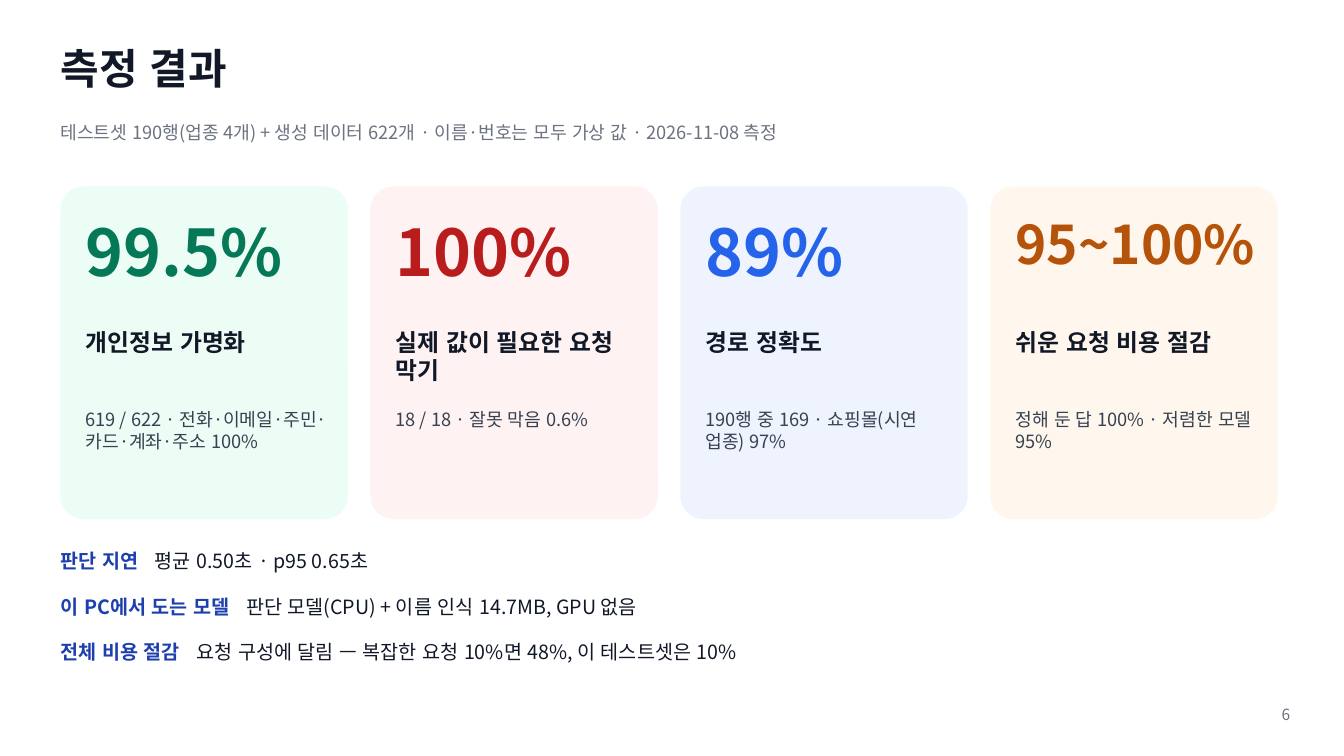
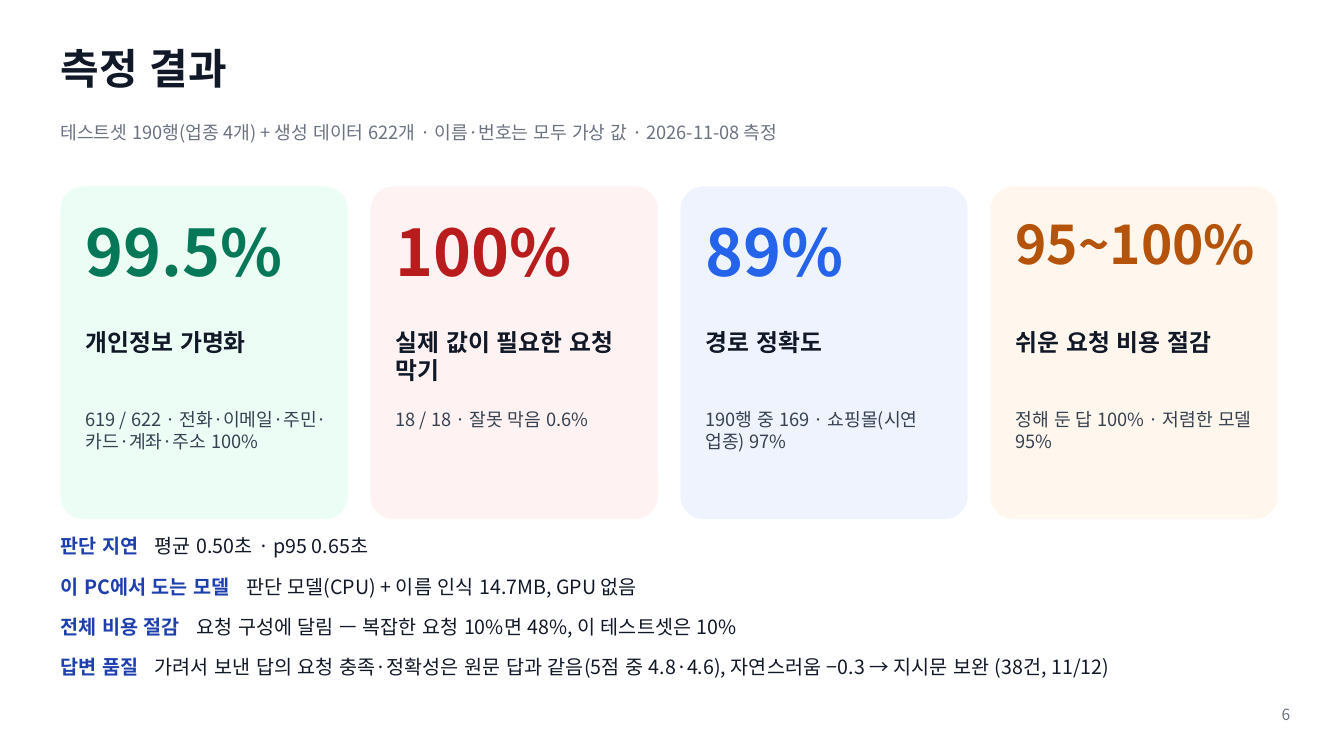
Before and after one commit to baesanggue/ai-gateway, a slide deck: slide 6 of docs/presentation/2026-11-17-garimgate.pptx. Drawn at 1344x756 pixels with LibreOffice and Linux fonts; fonts in the diff are those of the drawing. Boxes give left, top, right and bottom in pixels: in the first picture for what was removed or moved away, otherwise in the second. Text is boxed around its words. In the diff, an @@ line names an element or a change of style, - is before the commit and + after.

```diff
--- a/docs/presentation/2026-11-17-garimgate.pptx
+++ b/docs/presentation/2026-11-17-garimgate.pptx
@@ text "판단 지연 평균 0.50초 · ...": place and size @@
-text "판단 지연 평균 0.50초 · ..." at (60,551,368,573)
+text "판단 지연 평균 0.50초 · ..." at (60,536,368,558)
@@ text "이 PC에서 도는 모델 판단 ...": place and size @@
-text "이 PC에서 도는 모델 판단 ..." at (60,597,637,618)
+text "이 PC에서 도는 모델 판단 ..." at (60,577,637,598)
@@ text "전체 비용 절감 요청 구성에 ...": place and size @@
-text "전체 비용 절감 요청 구성에 ..." at (60,642,737,663)
+text "전체 비용 절감 요청 구성에 ..." at (60,617,737,638)
@@ text added at (60,657,1109,678), 14 pt, text #111827 @@
+답변 품질 가려서 보낸 답의 요청 충족·정확성은 원문 답과 같음(5점 중 4.8·4.6), 자연스러움 −0.3 → 지시문 보완 (38건, 11/12)
```
Also in this commit, not shown: 1 other slide changed, 1 other file.
